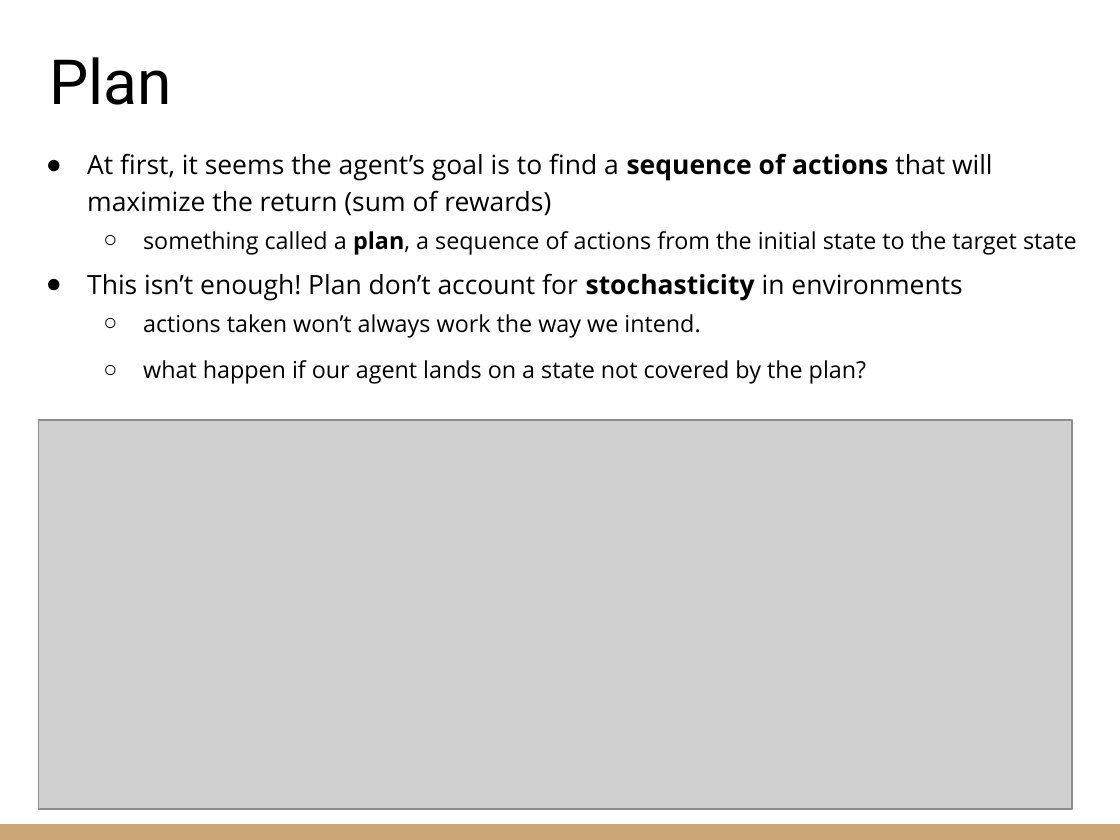
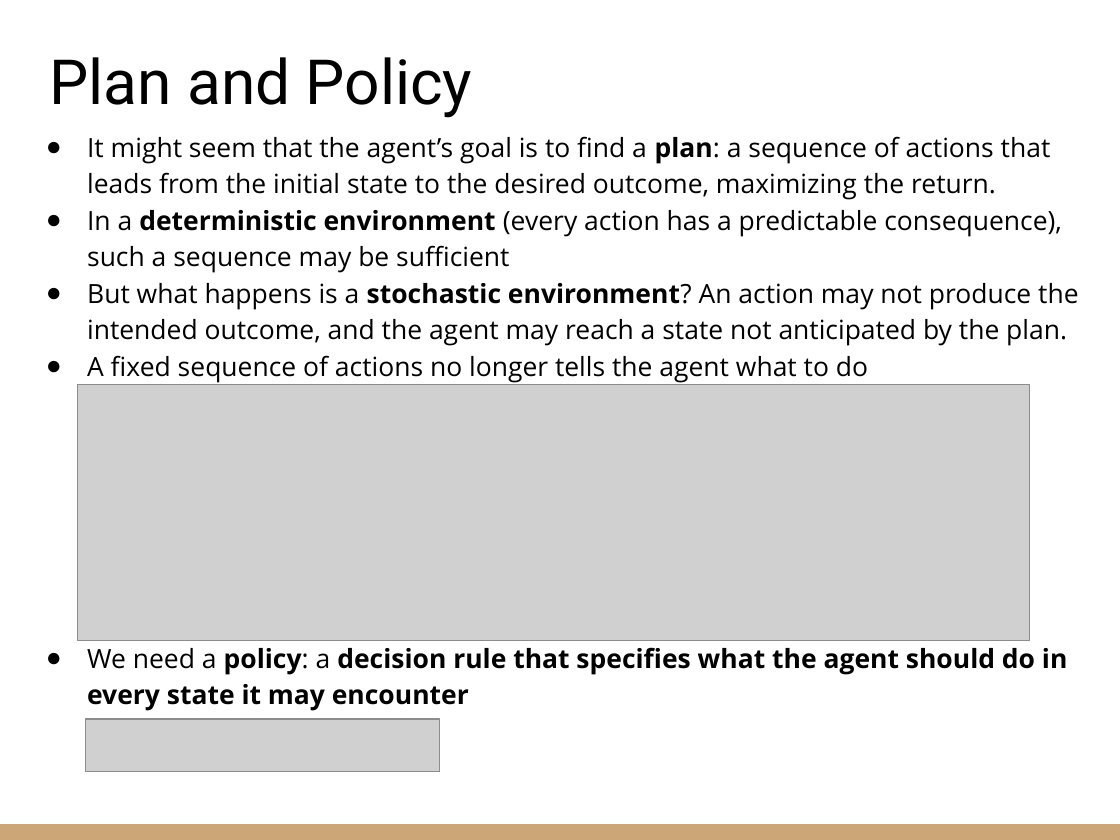
Before and after one commit to riccardoberta/reinforcement-learning, a slide deck: slide 24 of 02 - The RL Problem/slides.pptx (slide 23 before the commit). Drawn at 1120x840 pixels with LibreOffice and Linux fonts; fonts in the diff are those of the drawing; grey boxes stand for pictures. Boxes give left, top, right and bottom in pixels: in the first picture for what was removed or moved away, otherwise in the second. Text is boxed around its words. In the diff, an @@ line names an element or a change of style, - is before the commit and + after.

```diff
--- a/02 - The RL Problem/slides.pptx
+++ b/02 - The RL Problem/slides.pptx
@@ title at [49, 57, 472, 118]: text changed @@
-Plan
+Plan and Policy
@@ text at [87, 136, 1078, 711]: text changed; size 15 to 17 pt @@
-● At first, it seems the agent’s goal is to find a sequence of actions that will maximize the return (sum of rewards)
-  ○ something called a plan, a sequence of actions from the initial state to the target state
-● This isn’t enough! Plan don’t account for stochasticity in environments
-  ○ actions taken won’t always work the way we intend.
-  ○ what happen if our agent lands on a state not covered by the plan?
+● It might seem that the agent’s goal is to find a plan: a sequence of actions that leads from the initial state to the desired outcome, maximizing the return.
+● In a deterministic environment (every action has a predictable consequence), such a sequence may be sufficient
+● But what happens is a stochastic environment? An action may not produce the intended outcome, and the agent may reach a state not anticipated by the plan.
+● A fixed sequence of actions no longer tells the agent what to do
+● We need a policy: a decision rule that specifies what the agent should do in every state it may encounter
@@ picture added at [77, 384, 1029, 641] @@
@@ picture removed at [38, 420, 1072, 809] @@
@@ picture added at [85, 719, 440, 772] @@
```
Also in this commit, not shown: 11 other slides changed, 10 slides added, 7 slides removed, 1 other file.
